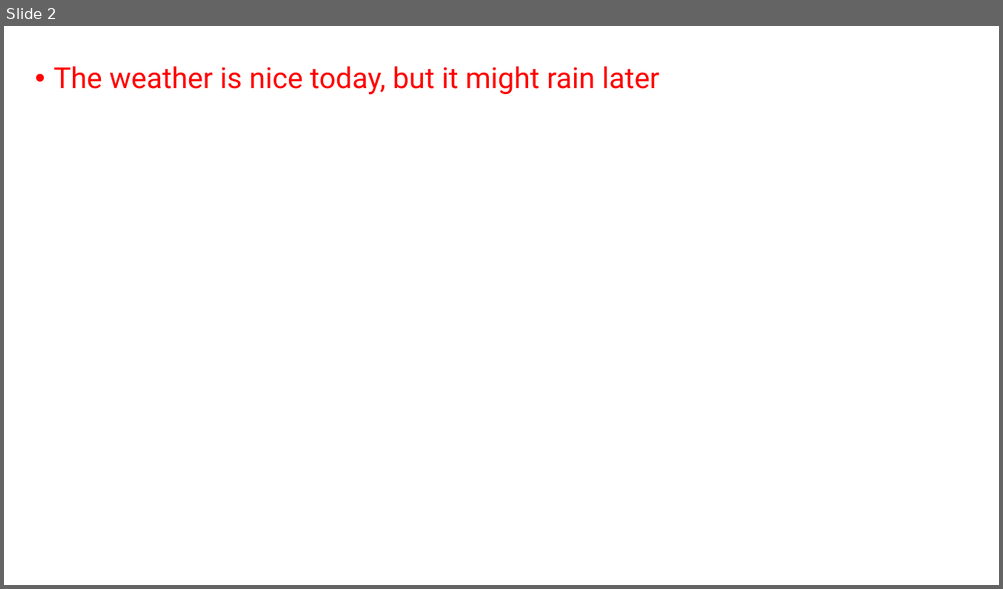
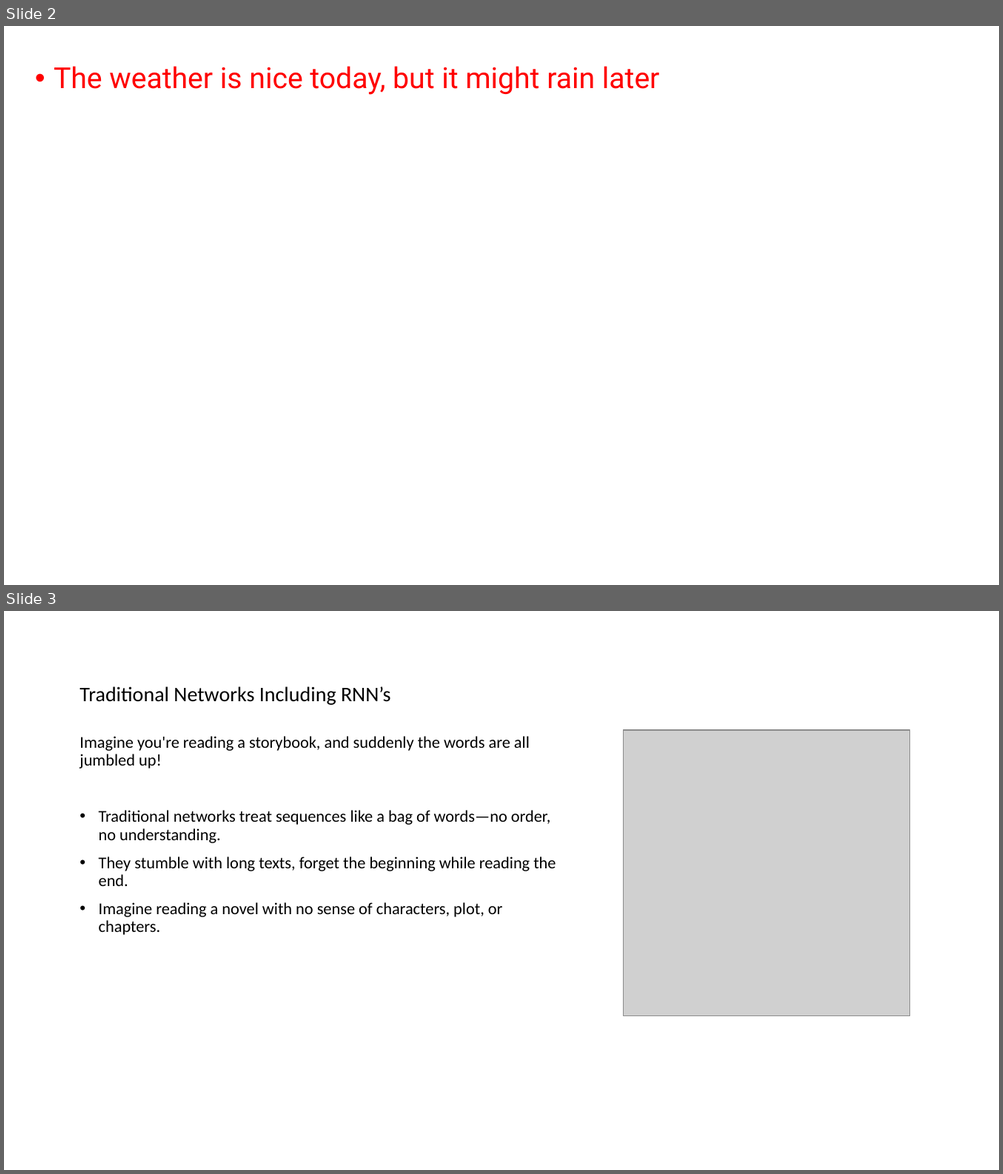
Before and after one commit to trkece/AIcontent, a slide deck: Transformers.pptx. Shown one above the other, each under a label of ours: slide 2 before the commit, slides 2 and 3 after it. The pictures are 1003x589 and 1003x1174 pixels, drawn with LibreOffice and Linux fonts; fonts in the diff are those of the drawing; grey boxes stand for pictures. Boxes give left, top, right and bottom in pixels: in the first picture for what was removed or moved away, otherwise in the second. Text is boxed around its words. In the diff, an @@ line names an element or a change of style, - is before the commit and + after.

```diff
--- a/Transformers.pptx
+++ b/Transformers.pptx
@@ slide 3 added at <box>4,611,999,1170</box>, background #FFFFFF @@
@@ title added at <box>79,686,391,705</box>, 20 pt, text #000000 @@
+Traditional Networks Including RNN’s
@@ text added at <box>79,736,555,935</box>, 16 pt, text #000000 @@
+Imagine you're reading a storybook, and suddenly the words are all jumbled up!
+• Traditional networks treat sequences like a bag of words—no order, no understanding.
+• They stumble with long texts, forget the beginning while reading the end.
+• Imagine reading a novel with no sense of characters, plot, or chapters.
@@ picture added at <box>623,730,910,1017</box> @@
```
Also in this commit, not shown: 2 slides changed, 48 other slides added, 1 slide removed.
